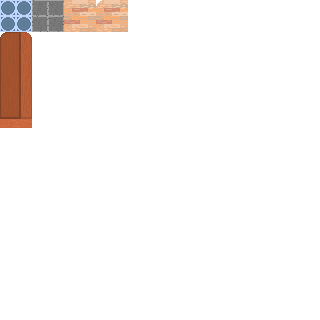
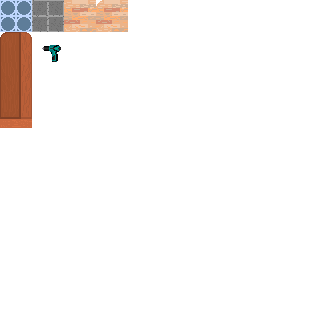
Layered file, before and after one edit (320 x 320). Changes by layer:
pixels changed over <box>42,45,61,62</box> (layer not identified)
